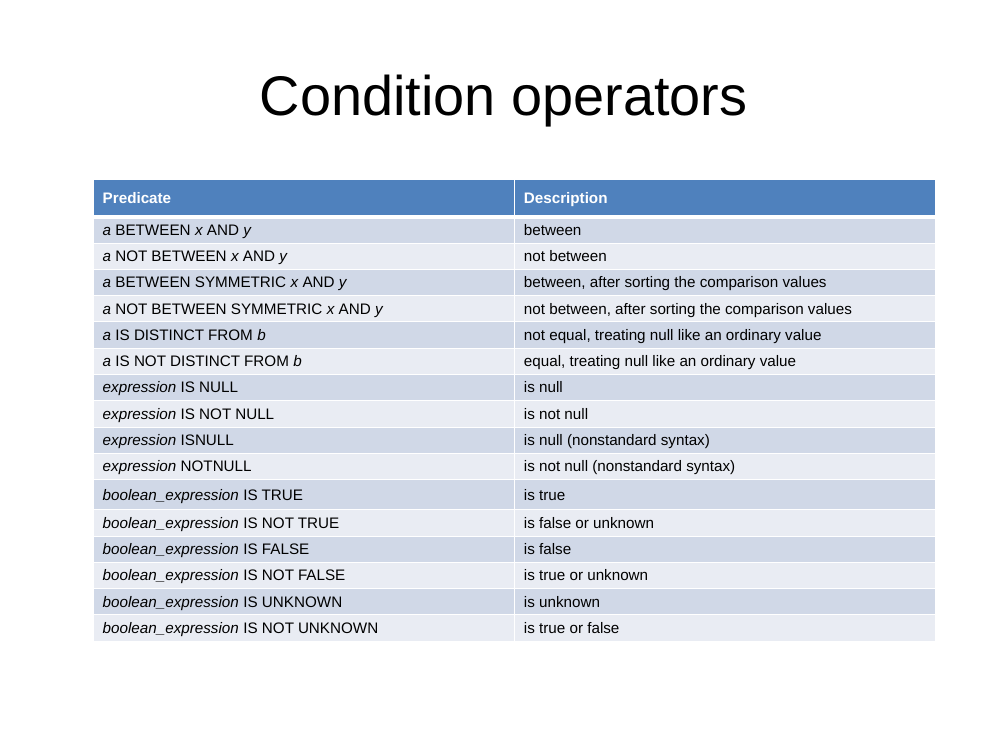
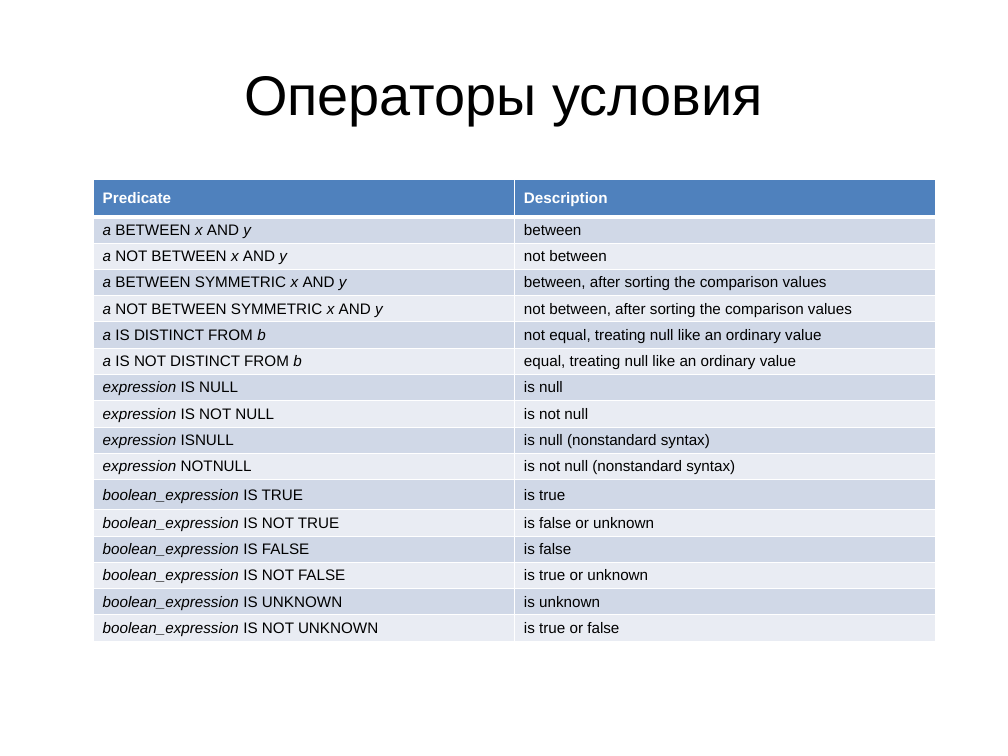
Before and after one commit to Rust1k/dbCourse, a slide deck: slide 6 of presentations/lesson6P.pptx. Drawn at 1008x756 pixels with LibreOffice and Linux fonts; fonts in the diff are those of the drawing. Boxes give left, top, right and bottom in pixels: in the first picture for what was removed or moved away, otherwise in the second. Text is boxed around its words. In the diff, an @@ line names an element or a change of style, - is before the commit and + after.

```diff
--- a/presentations/lesson6P.pptx
+++ b/presentations/lesson6P.pptx
@@ text at (x1=244, y1=76, x2=763, y2=125): text changed @@
-Condition operators
+Операторы условия
```
Also in this commit, not shown: 1 other slide changed, 1 other file.
